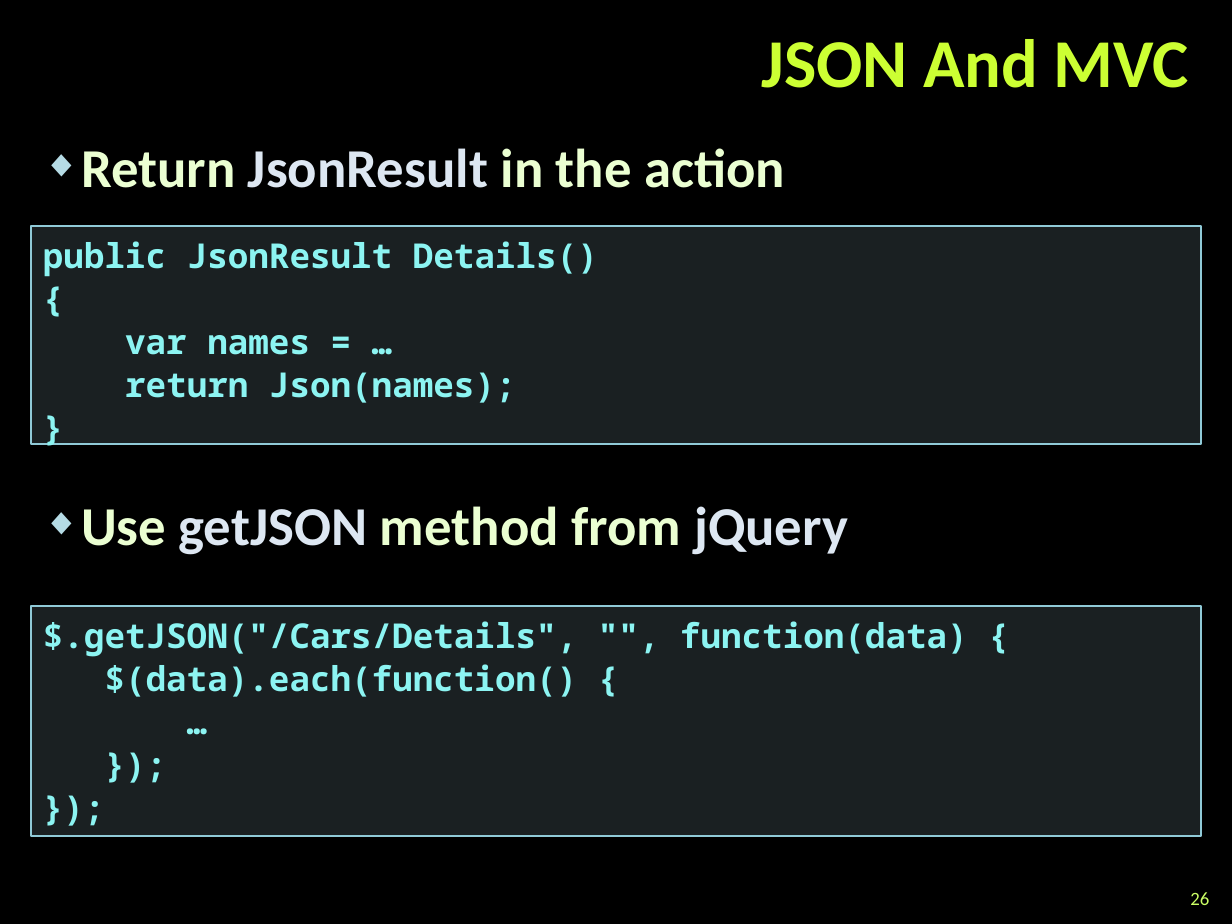
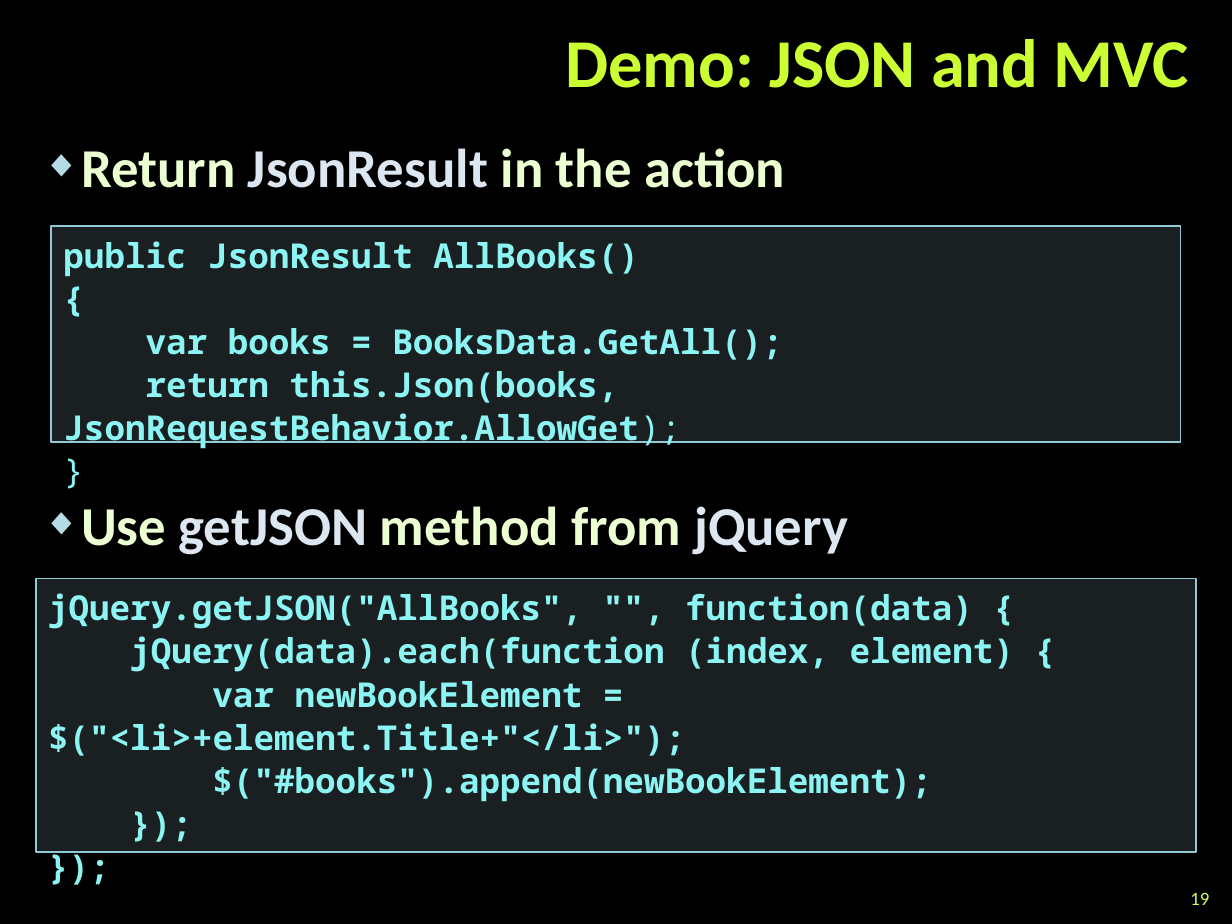
Before and after one commit to martin-nikolov/Telerik-Academy, a slide deck: slide 19 of ASP.NET MVC/03. AJAX with ASP.NET MVC/AJAX with ASP.NET MVC.pptx (slide 26 before the commit). Drawn at 1232x924 pixels with LibreOffice and Linux fonts; fonts in the diff are those of the drawing; background and template pictures are left out. Boxes give left, top, right and bottom in pixels: in the first picture for what was removed or moved away, otherwise in the second. Text is boxed around its words. In the diff, an @@ line names an element or a change of style, - is before the commit and + after.

```diff
--- a/ASP.NET MVC/03. AJAX with ASP.NET MVC/AJAX with ASP.NET MVC.pptx
+++ b/ASP.NET MVC/03. AJAX with ASP.NET MVC/AJAX with ASP.NET MVC.pptx
@@ title at (565,39,1189,88): text changed @@
-JSON And MVC
+Demo: JSON and MVC
@@ text "public JsonResult AllBooks()": place and size @@
-text "public JsonResult AllBooks()" at (31,225,1201,456)
+text "public JsonResult AllBooks()" at (52,225,1181,453)
@@ text "public JsonResult AllBooks()" at (52,225,1181,453): bold off in "}" @@
@@ text at (63,241,639,277): text changed @@
-public JsonResult Details()
+public JsonResult AllBooks()
@@ text at (63,328,783,448): text changed @@
-var names = …
-return Json(names);
+var books = BooksData.GetAll();
+return this.Json(books, JsonRequestBehavior.AllowGet);
@@ rectangle "jQuery.getJSON("AllBooks", "", function(data) {": place and size @@
-rectangle "jQuery.getJSON("AllBooks", "", function(data) {" at (31,606,1201,837)
+rectangle "jQuery.getJSON("AllBooks", "", function(data) {" at (36,579,1196,853)
@@ text in rectangle at (48,593,1014,802): text changed @@
-$.getJSON("/Cars/Details", "", function(data) {
-$(data).each(function() {
-…
+jQuery.getJSON("AllBooks", "", function(data) {
+jQuery(data).each(function (index, element) {
+var newBookElement = $("<li>+element.Title+"</li>");
+$("#books").append(newBookElement);
@@ page number at (1190,892,1209,905): text changed @@
-26
+19
```
Also in this commit, not shown: 12 other slides changed, 5 slides added, 13 slides removed, 4 other files.
